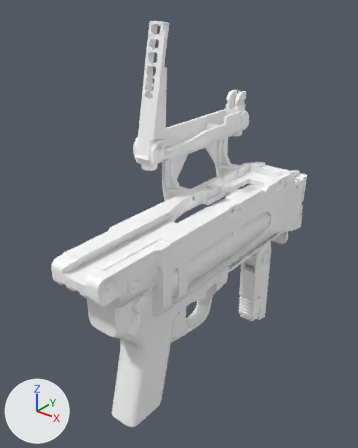
Renders of the Blender file M320/DF_M320/M320 Edited Leaf sight.blend from each side of a commit.
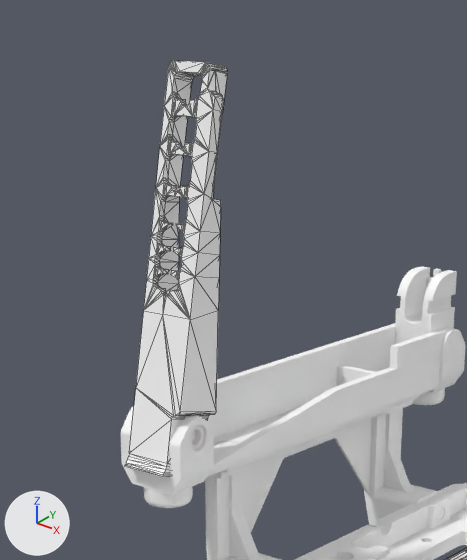
The first picture shows the older version from a 50 mm camera at (0.207, -0.338, 0.157) aimed at (-0.019, -0.055, -0.018). The close-ups show the older and then the newer version on the part from 26% to 70% of the width and 0% to 42% of the height of that picture. Only the edits that show in the close-ups are written down. Arrows for +X, +Y and +Z are at lower left; the lights stay in place. The close-ups show mesh edges as thin lines.

Names of what the first close-up shows: 'Frame_LOD0', 'RearSight_LOD0' and 1 more.
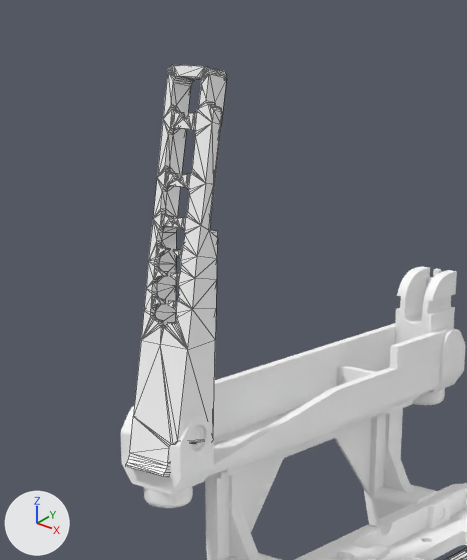
Boxes [x1, y1, x2, y2] around the edits, measured in the close-ups (467 x 560 px):
```json
{"object": "RearSight_LOD0", "change": "reshaped, moved, turned, rescaled", "before": [125, 60, 227, 477], "after": [126, 65, 227, 476]}
```

The change, as JSON lines over the scene's bpy script:
```json
{"block": "me_mesh_026", "where": "# used by ob_rearsight_lod0; location = (0.0, 0.0, 0.0)"}
{"op": "remove", "block": "me_mesh_026", "code": "me_mesh_026.from_pydata(...)  # 531 vertices, 1074 faces; spans x -0.0478..-0.0323, y -0.0731..-0.0458, z 0.0348..0.1335"}
{"op": "add", "block": "me_mesh_026", "code": "me_mesh_026.from_pydata(...)  # 531 vertices, 1074 faces; spans x -0.0131..0.0152, y -0.0501..0.0374, z -0.1028..0.0671"}
{"block": "me_mesh_026", "change": "me_mesh_026 part 1: 531 of 531 vertices moved; they spanned x -0.0478..-0.0323, y -0.0731..-0.0458, z 0.0348..0.1335 and now span x -0.0131..0.0152, y -0.0501..0.0374, z -0.1028..0.0671; mean shift (0.0406, 0.0574, -0.0983)"}
{"op": "set", "path": "ob_rearsight_lod0.location", "old": "(0.0, 0.0, 0.0)", "new": "(-0.0406, -0.0581, 0.0933)"}
{"op": "set", "path": "ob_rearsight_lod0.rotation_euler", "old": "(0.0, 0.0, 0.0)", "new": "(0.238, 0.0, 0.0)", "note": "degrees (0, 0, 0) -> degrees (14, 0, 0)"}
{"op": "set", "path": "ob_rearsight_lod0.scale", "old": "(1.0, 1.0, 1.0)", "new": "(0.55, 0.55, 0.55)"}
```
